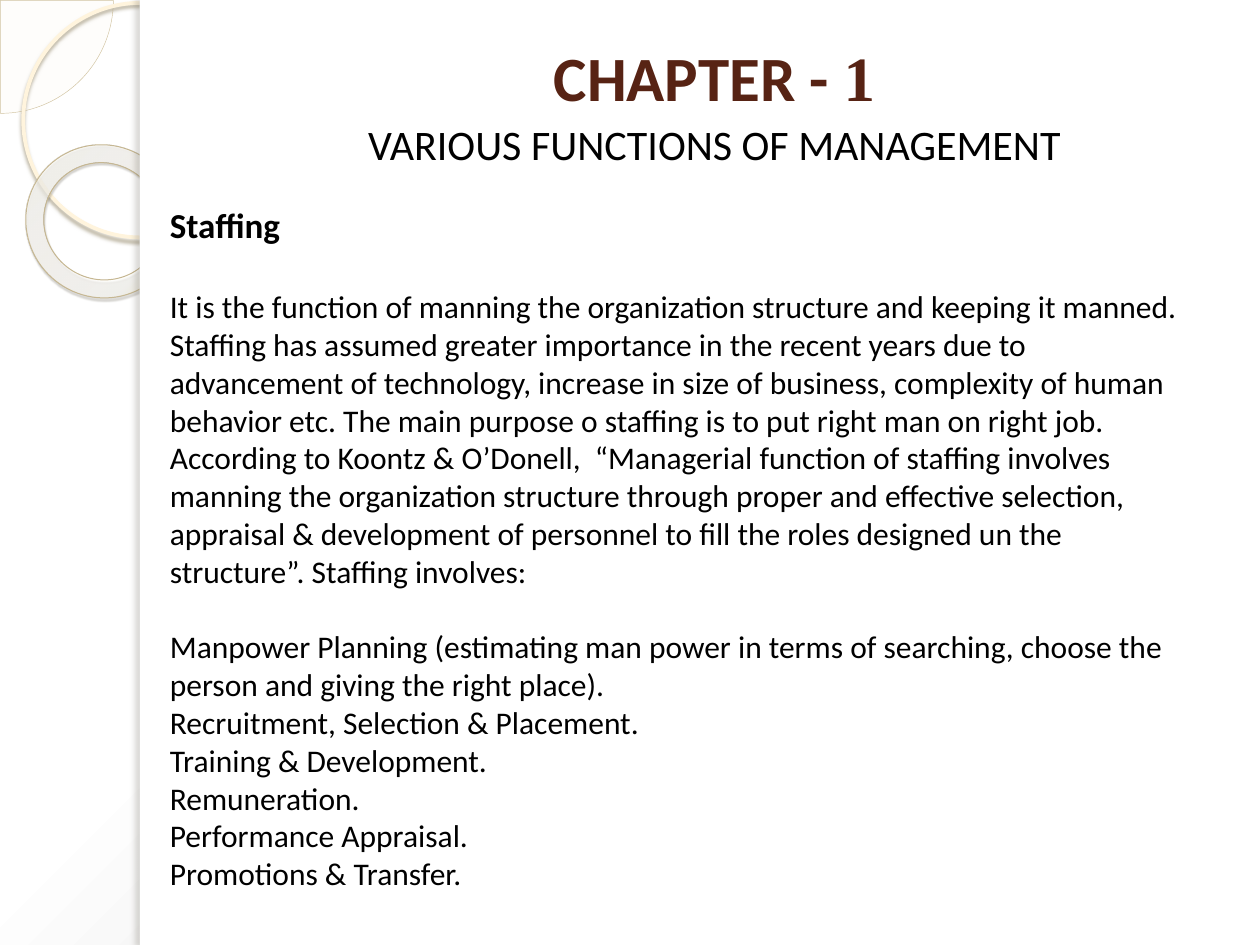
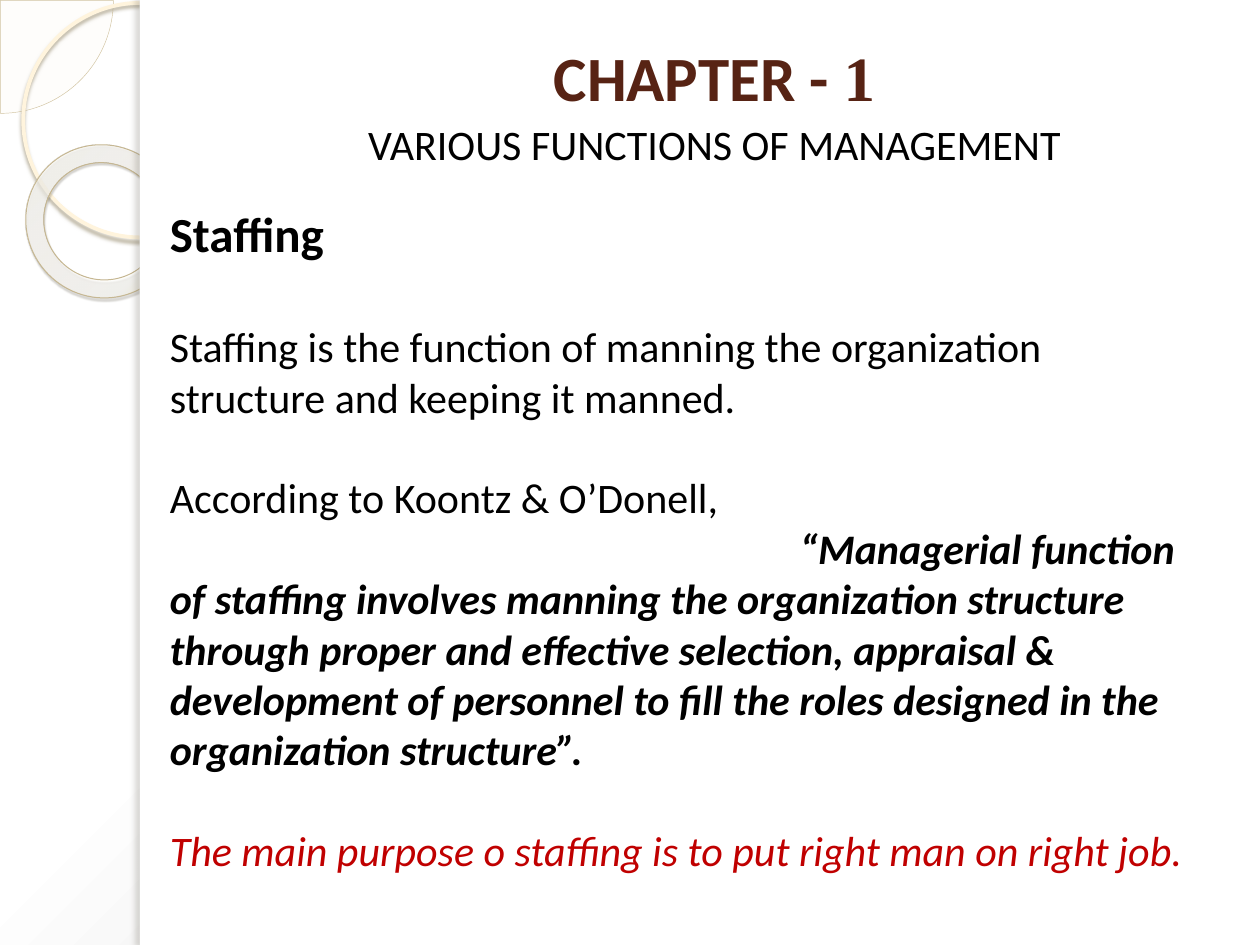
Before and after one commit to pankajgautam307/notes_2026, a slide deck: slide 21 of BOM/Presentation Ch-1.pptx (slide 20 before the commit). Drawn at 1260x945 pixels with LibreOffice and Linux fonts; fonts in the diff are those of the drawing. Boxes give left, top, right and bottom in pixels: in the first picture for what was removed or moved away, otherwise in the second. Text is boxed around its words. In the diff, an @@ line names an element or a change of style, - is before the commit and + after.

```diff
--- a/BOM/Presentation Ch-1.pptx
+++ b/BOM/Presentation Ch-1.pptx
@@ text at bbox=[170, 217, 324, 261]: size 20 to 28 pt in "Staffing" @@
@@ text at bbox=[170, 332, 1182, 874]: text changed; size 18 to 24 pt; bold on; italic on @@
-It is the function of manning the organization structure and keeping it manned. Staffing has assumed greater importance in the recent years due to advancement of technology, increase in size of business, complexity of human behavior etc. The main purpose o staffing is to put right man on right job. According to Koontz & O’Donell, “Managerial function of staffing involves manning the organization structure through proper and effective selection, appraisal & development of personnel to fill the roles designed un the structure”. Staffing involves:
-Manpower Planning (estimating man power in terms of searching, choose the person and giving the right place).
-Recruitment, Selection & Placement.
-Training & Development.
-Remuneration.
-Performance Appraisal.
-Promotions & Transfer.
+Staffing is the function of manning the organization structure and keeping it manned.
+According to Koontz & O’Donell,
+“Managerial function of staffing involves manning the organization structure through proper and effective selection, appraisal & development of personnel to fill the roles designed in the organization structure”.
+The main purpose o staffing is to put right man on right job.
```
Also in this commit, not shown: 11 other slides changed, 10 slides added, 2 other files.
